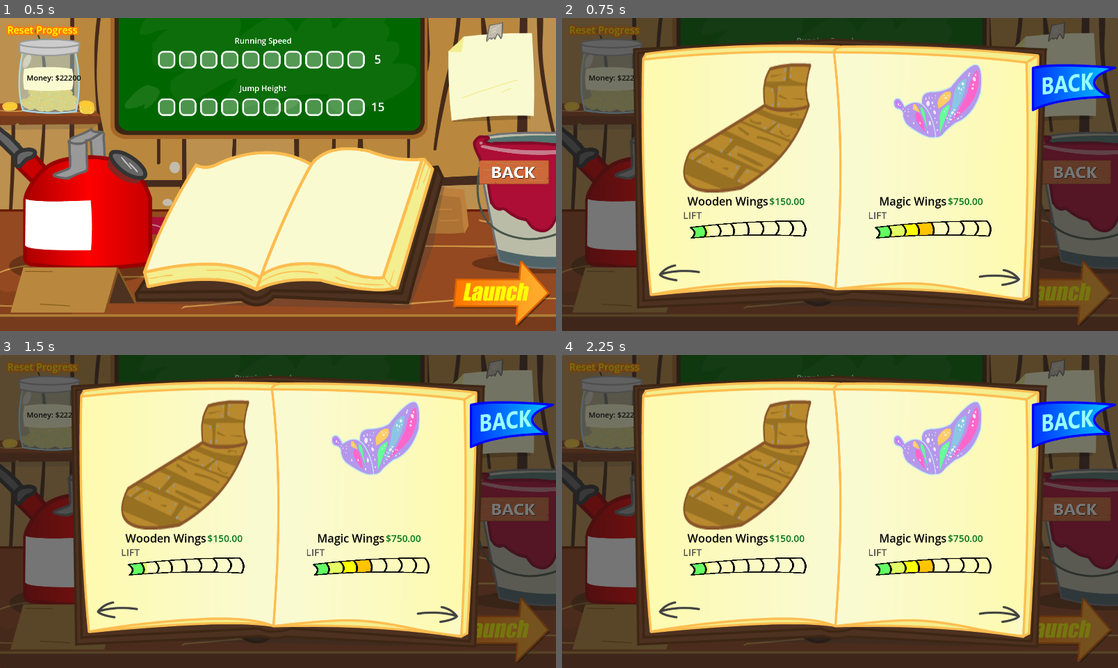
Above: before the commit, frames 1-4 (two rows, left to right).
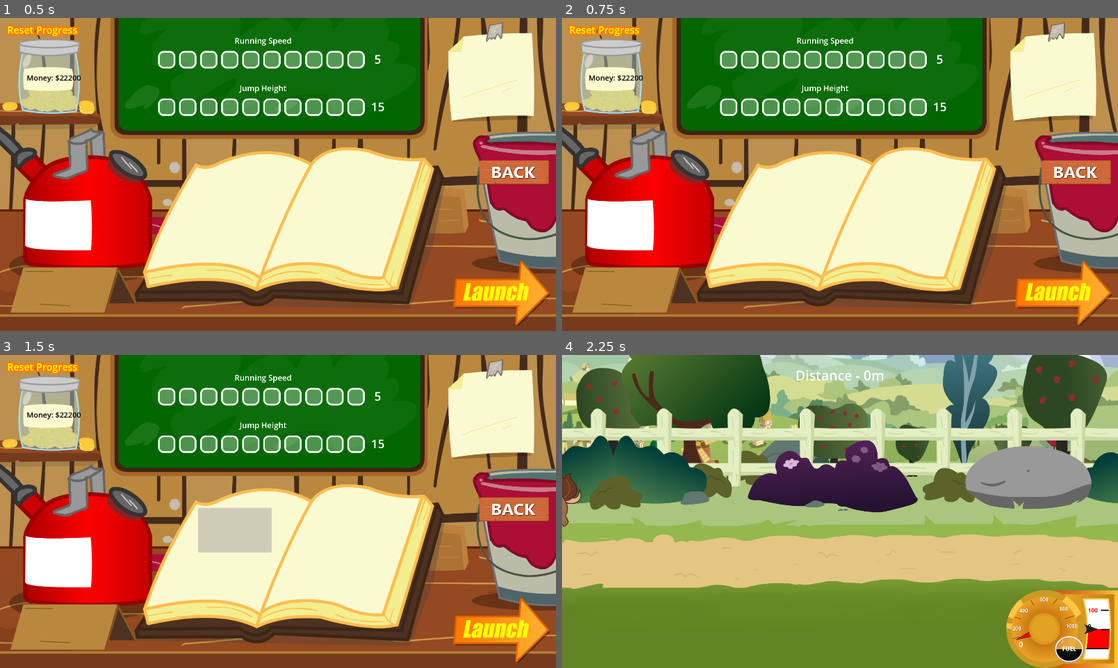
Above: after the commit, the same moments.

Repository: 100-Devs-1-Game/FlightOfHarmony
Game: Godot game, scene res://shop/shop.tscn
The game is run twice, just before and just after one commit, with the same random seed, the same clock (stepped at 60 frames per second) and the same inputs. This scene is started directly instead of the project's main scene.
Inputs (mouse positions are in pixels of both pictures, inside the frame that each line leads up to):
- Up to frame 1 (0.5 s): no input
- Up to frame 2 (0.75 s): click (851, 224) at 0.52 s
- Up to frame 3 (1.5 s): click (233, 530) at 1.27 s
- Up to frame 4 (2.25 s): click (1062, 627) at 2 s

Frame 1 is identical in both runs. In frame 2, 84% of the frame differs, in the area x 0-100%, y 0-100%; in frame 3, 86%; in frame 4, 98%.

Commit message:
Add open book texture buttons

Diff:
--- /dev/null
+++ b/src/shop/open_book_button.gd
@@ -0,0 +1,16 @@
+extends Button
+
+signal open_book(category: PonyUpgrade.Category)
+
+@export var category: PonyUpgrade.Category
+
+@onready var texture_rect: TextureRect = $TextureRect
+
+
+
+func _ready() -> void:
+	pass
+
+
+func _on_pressed() -> void:
+	open_book.emit(category)
--- /dev/null
+++ b/src/shop/open_book_button.tscn
@@ -0,0 +1,30 @@
+[gd_scene load_steps=4 format=3 uid="uid://3tpoiqp6wdoo"]
+
+[ext_resource type="Script" uid="uid://d1eakswpbxpnf" path="res://shop/open_book_button.gd" id="1_1cgc7"]
+
+[sub_resource type="StyleBoxFlat" id="StyleBoxFlat_hv745"]
+bg_color = Color(0.6, 0.6, 0.6, 0.466667)
+
+[sub_resource type="StyleBoxFlat" id="StyleBoxFlat_c8ks2"]
+bg_color = Color(0.6, 0.6, 0.6, 0)
+
+[node name="OpenBook" type="Button"]
+custom_minimum_size = Vector2(250, 150)
+offset_left = 686.0
+offset_top = 529.0
+offset_right = 936.0
+offset_bottom = 679.0
+theme_override_styles/hover = SubResource("StyleBoxFlat_hv745")
+theme_override_styles/normal = SubResource("StyleBoxFlat_c8ks2")
+script = ExtResource("1_1cgc7")
+
+[node name="TextureRect" type="TextureRect" parent="."]
+layout_mode = 1
+anchors_preset = 15
+anchor_right = 1.0
+anchor_bottom = 1.0
+grow_horizontal = 2
+grow_vertical = 2
+expand_mode = 2
+
+[connection signal="pressed" from="." to="." method="_on_pressed"]
--- a/src/shop/shop.gd
+++ b/src/shop/shop.gd
@@ -33,7 +33,7 @@
 	_update_currency()
 
 
-func _on_open_book_pressed() -> void:
+func _on_open_book_pressed(category: PonyUpgrade.Category) -> void:
 	var book = upgrade_book.instantiate()
-	book.category= PonyUpgrade.Category.GLIDER
+	book.category= category
 	add_child(book)
--- a/src/shop/shop.tscn
+++ b/src/shop/shop.tscn
@@ -14,20 +14,11 @@
 [ext_resource type="Texture2D" uid="uid://ccmslr614nfwt" path="res://assets/art/shop/buttons/back_normal.png" id="11_yrv44"]
 [ext_resource type="Texture2D" uid="uid://bqbp00do5bnud" path="res://assets/art/shop/buttons/back_pressed.png" id="12_pafut"]
 [ext_resource type="Texture2D" uid="uid://bp211m767j4tg" path="res://assets/art/shop/buttons/back_hover.png" id="13_hv745"]
+[ext_resource type="PackedScene" uid="uid://3tpoiqp6wdoo" path="res://shop/open_book_button.tscn" id="15_pafut"]
 
 [sub_resource type="StyleBoxEmpty" id="StyleBoxEmpty_yrv44"]
 
 [sub_resource type="StyleBoxEmpty" id="StyleBoxEmpty_cd0xb"]
-
-[sub_resource type="StyleBoxEmpty" id="StyleBoxEmpty_pafut"]
-
-[sub_resource type="StyleBoxFlat" id="StyleBoxFlat_yrv44"]
-bg_color = Color(0.6, 0.6, 0.6, 0)
-border_width_left = 15
-border_width_top = 15
-border_width_right = 15
-border_width_bottom = 15
-border_color = Color(1, 1, 1, 1)
 
 [node name="Shop" type="CanvasLayer" node_paths=PackedStringArray("money_label")]
 script = ExtResource("1_gy7ao")
@@ -123,27 +114,9 @@
 theme_override_styles/normal = SubResource("StyleBoxEmpty_cd0xb")
 text = "Reset Progress"
 
-[node name="OpenBook" type="Button" parent="."]
-anchors_preset = 8
-anchor_left = 0.5
-anchor_top = 0.5
-anchor_right = 0.5
-anchor_bottom = 0.5
-offset_left = -396.0
-offset_top = -48.0
-offset_right = 468.0
-offset_bottom = 394.0
-grow_horizontal = 2
-grow_vertical = 2
-theme_override_styles/focus = SubResource("StyleBoxEmpty_pafut")
-theme_override_styles/disabled = SubResource("StyleBoxEmpty_pafut")
-theme_override_styles/hover_pressed = SubResource("StyleBoxEmpty_pafut")
-theme_override_styles/hover = SubResource("StyleBoxFlat_yrv44")
-theme_override_styles/pressed = SubResource("StyleBoxEmpty_pafut")
-theme_override_styles/normal = SubResource("StyleBoxEmpty_pafut")
+[node name="OpenBook Gliders" parent="." instance=ExtResource("15_pafut")]
 
 [connection signal="pressed" from="TextureButton Launch" to="." method="_on_texture_button_launch_pressed"]
 [connection signal="pressed" from="TextureButton Fuel" to="." method="_on_texture_button_fuel_pressed"]
 [connection signal="pressed" from="TextureButton Back" to="." method="_on_texture_button_back_pressed"]
 [connection signal="pressed" from="Reset" to="." method="_on_reset_pressed"]
-[connection signal="pressed" from="OpenBook" to="." method="_on_open_book_pressed"]
Not shown, added: src/shop/open_book_button.gd.uid
Not shown: 1 places in src/shop/shop.tscn that only renumber resources
